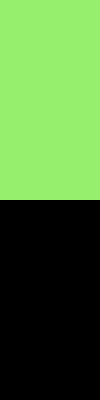
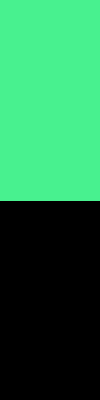
Two versions of the same layered image (100px x 400px). Layer-by-layer changes:
painted on "Paint Layer 2" over (0, 0, 100, 201)
painted on "Paint Layer 1" over (0, 0, 100, 201)
